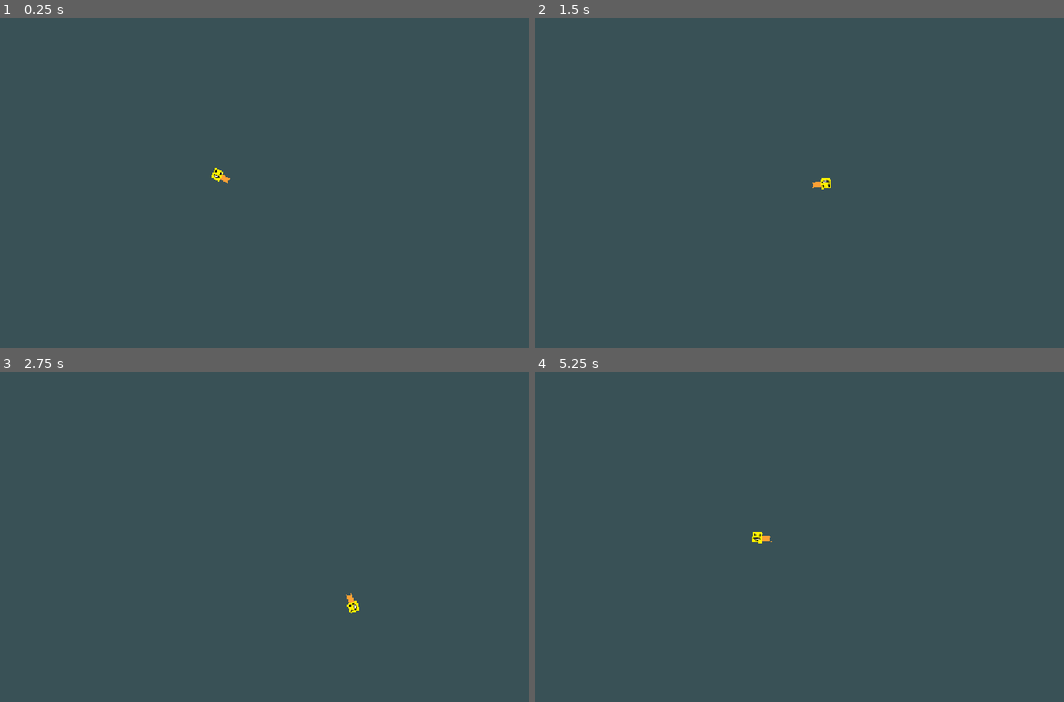
Above: before the commit, frames 1-4 (two rows, left to right).
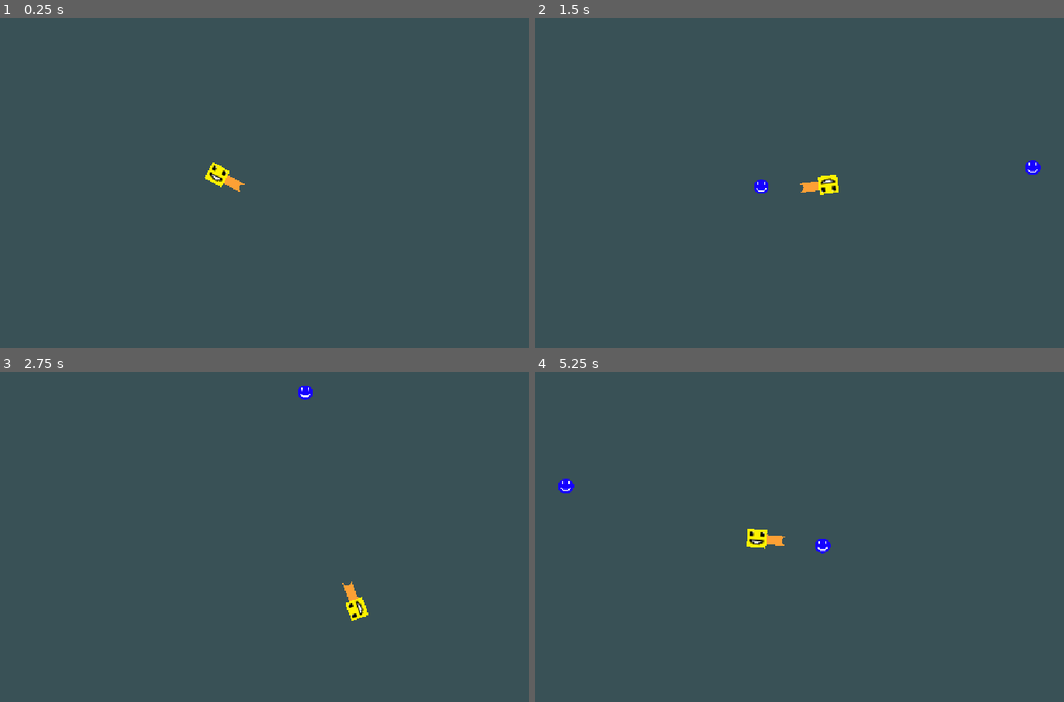
Above: after the commit, the same moments.

Repository: RadicalGG/ShooterGame
Game: Godot game, scene res://NEW Project/New Scenes/World.tscn
Same seed, same stepped clock (60 frames per second), same inputs: the game is played once before the commit and once after it.
Inputs (mouse positions are in pixels of both pictures, inside the frame that each line leads up to):
- Up to frame 1 (0.25 s): no input
- Up to frame 2 (1.5 s): tap Enter at 0.5 s; move the mouse to (910, 169) at 0.52 s; hold D (right) 0.53-1.28 s; tap Space (shoot) at 0.6, 1.35 s; move the mouse to (651, 206) at 1.27 s; hold S (down) from 1.28 s (still down)
- Up to frame 3 (2.75 s): move the mouse to (301, 464) at 2.02 s; release S (down) at 2.03 s; hold D (right) from 2.03 s (still down); tap Space (shoot) at 2.1 s
- Up to frame 4 (5.25 s): move the mouse to (746, 609) at 2.77 s; release D (right) at 2.78 s; hold W (up) 2.78-3.53 s; tap Space (shoot) every 0.75 s from 2.85 to 5.1 s; move the mouse to (963, 593) at 3.52 s; hold A (left) 3.53-5.03 s; move the mouse to (593, 487) at 4.27 s; move the mouse to (804, 540) at 5.02 s; hold S (down) from 5.03 s (still down)

The runs differ from the first frame. In frame 1, 0.3% of the frame differs, in the area x 38-47%, y 43-53%; in frame 2, 0.5%; in frame 3, 0.3%; in frame 4, 0.5%, in the area x 4-56%, y 32-56%.
Error before the commit: Invalid assignment of property or key 'global_postion' with value of type 'Vector2' on a base object of type 'Area2D (bullet.gd)'. (res://NEW)
Error after the commit: Parse Error: Too few arguments for "add_child()" call. Expected at least 1 but received 0. (res://NEW)

Commit message:
fixing enemies

Diff:
--- a/shooterproject/NEW Project/New Scenes/Player_Character.tscn
+++ b/shooterproject/NEW Project/New Scenes/Player_Character.tscn
@@ -5,7 +5,7 @@
 
 [sub_resource type="RectangleShape2D" id="RectangleShape2D_at6an"]
 
-[node name="CharacterBody2D" type="CharacterBody2D"]
+[node name="player_character" type="CharacterBody2D"]
 script = ExtResource("1_bkkw0")
 
 [node name="Polygon2D" type="Polygon2D" parent="."]
--- a/shooterproject/NEW Project/New Scenes/World.tscn
+++ b/shooterproject/NEW Project/New Scenes/World.tscn
@@ -1,8 +1,15 @@
-[gd_scene load_steps=2 format=3 uid="uid://upoynuyxovc1"]
+[gd_scene load_steps=3 format=3 uid="uid://upoynuyxovc1"]
 
 [ext_resource type="PackedScene" uid="uid://b2ukb45qu80ih" path="res://NEW Project/New Scenes/Player_Character.tscn" id="1_taq87"]
+[ext_resource type="Script" uid="uid://bjk4fwk6f6jpu" path="res://NEW Project/New Scripts/world.gd" id="1_usqjf"]
 
-[node name="Node2D" type="Node2D"]
+[node name="World" type="Node2D"]
+script = ExtResource("1_usqjf")
 
-[node name="CharacterBody2D" parent="." instance=ExtResource("1_taq87")]
+[node name="player_character" parent="." instance=ExtResource("1_taq87")]
 position = Vector2(531, 300)
+scale = Vector2(2, 1.75)
+
+[node name="Timer" type="Timer" parent="."]
+
+[connection signal="timeout" from="Timer" to="." method="_on_timer_timeout"]
--- a/shooterproject/NEW Project/New Scenes/bullet.tscn
+++ b/shooterproject/NEW Project/New Scenes/bullet.tscn
@@ -7,6 +7,7 @@
 radius = 79.6006
 
 [node name="Bullet" type="Area2D"]
+scale = Vector2(0.2, 0.2)
 script = ExtResource("1_jbge8")
 
 [node name="CollisionShape2D" type="CollisionShape2D" parent="."]
@@ -17,3 +18,9 @@
 position = Vector2(0, 2)
 scale = Vector2(4.79948, 4.52)
 texture = ExtResource("1_eg3fg")
+
+[node name="Timer" type="Timer" parent="."]
+one_shot = true
+autostart = true
+
+[connection signal="timeout" from="Timer" to="." method="_on_timer_timeout"]
--- /dev/null
+++ b/shooterproject/NEW Project/New Scenes/unhappy.tscn
@@ -0,0 +1,18 @@
+[gd_scene load_steps=4 format=3 uid="uid://37f50vh7or7n"]
+
+[ext_resource type="Texture2D" uid="uid://dhuljj1d6unum" path="res://NEW Project/New Sprites/EnemyFace.png" id="1_3x3m0"]
+[ext_resource type="Script" uid="uid://dlq7nxxfdalo" path="res://NEW Project/New Scripts/unhappy.gd" id="1_oxqa2"]
+
+[sub_resource type="RectangleShape2D" id="RectangleShape2D_3x3m0"]
+size = Vector2(22, 24)
+
+[node name="unhappy" type="CharacterBody2D"]
+script = ExtResource("1_oxqa2")
+
+[node name="Sprite2D" type="Sprite2D" parent="."]
+scale = Vector2(1.4, 1.36)
+texture = ExtResource("1_3x3m0")
+
+[node name="CollisionShape2D" type="CollisionShape2D" parent="."]
+scale = Vector2(0.992137, 1)
+shape = SubResource("RectangleShape2D_3x3m0")
--- a/shooterproject/NEW Project/New Scripts/bullet.gd
+++ b/shooterproject/NEW Project/New Scripts/bullet.gd
@@ -2,8 +2,13 @@
 
 
 var direction: Vector2
-const SPEED = 2
+const SPEED = 9
 
 
-func _physics_process(delta: float) -> void:
+
+func _physics_process(delta: float)  -> void:
 	global_position += direction * SPEED
+
+
+func _on_timer_timeout() -> void:
+	queue_free()
--- a/shooterproject/NEW Project/New Scripts/player_character.gd
+++ b/shooterproject/NEW Project/New Scripts/player_character.gd
@@ -2,6 +2,7 @@
 
 var bullet_scene = preload("res://NEW Project/New Scenes/bullet.tscn")
 const SPEED = 200
+@onready var is_reloading = false
 @onready var ShootArea = $ShootArea
 
 func _physics_process(delta: float) -> void:
@@ -9,16 +10,19 @@
 
 	velocity.x = Input.get_axis("left", "right") * SPEED
 	velocity.y = Input.get_axis("up", "down") * SPEED
-
 	velocity = lerp(get_real_velocity(), velocity, 0.1)
 
 	if Input.is_action_just_pressed("shoot"):
 		var bullet = bullet_scene.instantiate()
-		bullet.global_postion = ShootArea.global_position
-		bullet.diretion = (get_global_mouse_position() - global_position).normalized()
-
-
-		$/root/Game.add_child(bullet)
-
+		bullet.global_position = ShootArea.global_position
+		bullet.direction = (get_global_mouse_position() - global_position).normalized()
+		get_tree().get_root().call_deferred("add_child", bullet)
 
 	move_and_slide()
+
+	for i in range(get_slide_collision_count()):
+		var collision = get_slide_collision(i)
+
+		if collision.get_collider().is_in_group("enemies") and not is_reloading:
+			is_reloading = true
+			get_tree().reload_current_scene()
--- /dev/null
+++ b/shooterproject/NEW Project/New Scripts/unhappy.gd
@@ -0,0 +1,12 @@
+extends CharacterBody2D
+
+@onready var player_character = $/root/World/player_character
+
+const SPEED = 100
+
+func _physics_process(delta: float) -> void:
+	velocity = (player_character.global_position - global_position).normalized() * SPEED
+
+	look_at(player_character.global_position)
+
+	move_and_slide()
--- /dev/null
+++ b/shooterproject/NEW Project/New Scripts/world.gd
@@ -0,0 +1,16 @@
+extends Node2D
+
+var unhappy_scene = preload("res://NEW Project/New Scenes/unhappy.tscn")
+
+@onready var player = $player_character
+
+func _on_timer_timeout() -> void:
+	var unhappy = unhappy_scene.instantiate()
+
+	unhappy.global_position = player.global_position
+
+	while unhappy.global_position.distance_squared_to(player.global_position) < 10000:
+		unhappy.global_position.x = randi_range(0, get_viewport_rect().size.x)
+		unhappy.global_position.y = randi_range(0, get_viewport_rect().size.y)
+
+	add_child()
--- a/shooterproject/old stuff/Scencs/bullet.tscn
+++ /dev/null
@@ -1,19 +0,0 @@
-[gd_scene load_steps=4 format=3 uid="uid://b82hhl175dugt"]
-
-[ext_resource type="Script" uid="uid://d0p15g7iw5y5y" path="res://old stuff/Scripts/bullet.gd" id="1_0oiah"]
-[ext_resource type="Texture2D" uid="uid://c57h0qvg1ieoo" path="res://old stuff/Sprites/projectile.png" id="1_011cp"]
-
-[sub_resource type="RectangleShape2D" id="RectangleShape2D_jf07p"]
-size = Vector2(18, 6)
-
-[node name="bullet" type="Area2D"]
-position = Vector2(34, 32)
-script = ExtResource("1_0oiah")
-
-[node name="CollisionShape2D" type="CollisionShape2D" parent="."]
-shape = SubResource("RectangleShape2D_jf07p")
-
-[node name="Sprite2D" type="Sprite2D" parent="."]
-texture = ExtResource("1_011cp")
-
-[connection signal="body_entered" from="." to="." method="_on_body_entered"]
--- a/shooterproject/old stuff/Scripts/bullet.gd
+++ /dev/null
@@ -1,16 +0,0 @@
-extends Area2D
-
-
-var speed = 500
-
-func _physics_process(delta):
-
-	position += transform.x * speed * delta
-
-
-
-func _on_body_entered(body: Node2D) -> void:
-	if body is CharacterBody2D:
-		print("Hit")
-		queue_free()
-	pass # Replace with function body.
Not shown, added: shooterproject/NEW Project/New Scripts/unhappy.gd.uid
Not shown, added: shooterproject/NEW Project/New Scripts/world.gd.uid
Not shown, removed: shooterproject/old stuff/Scripts/bullet.gd.uid
